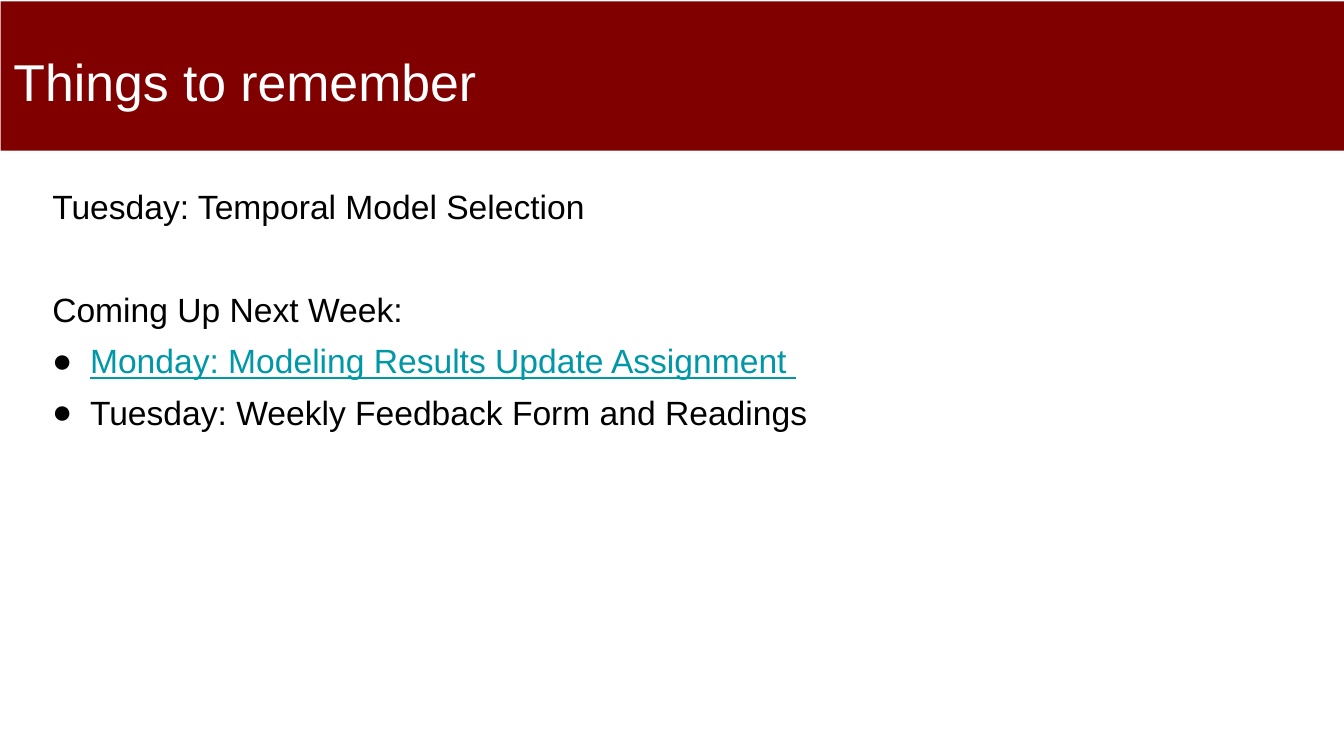
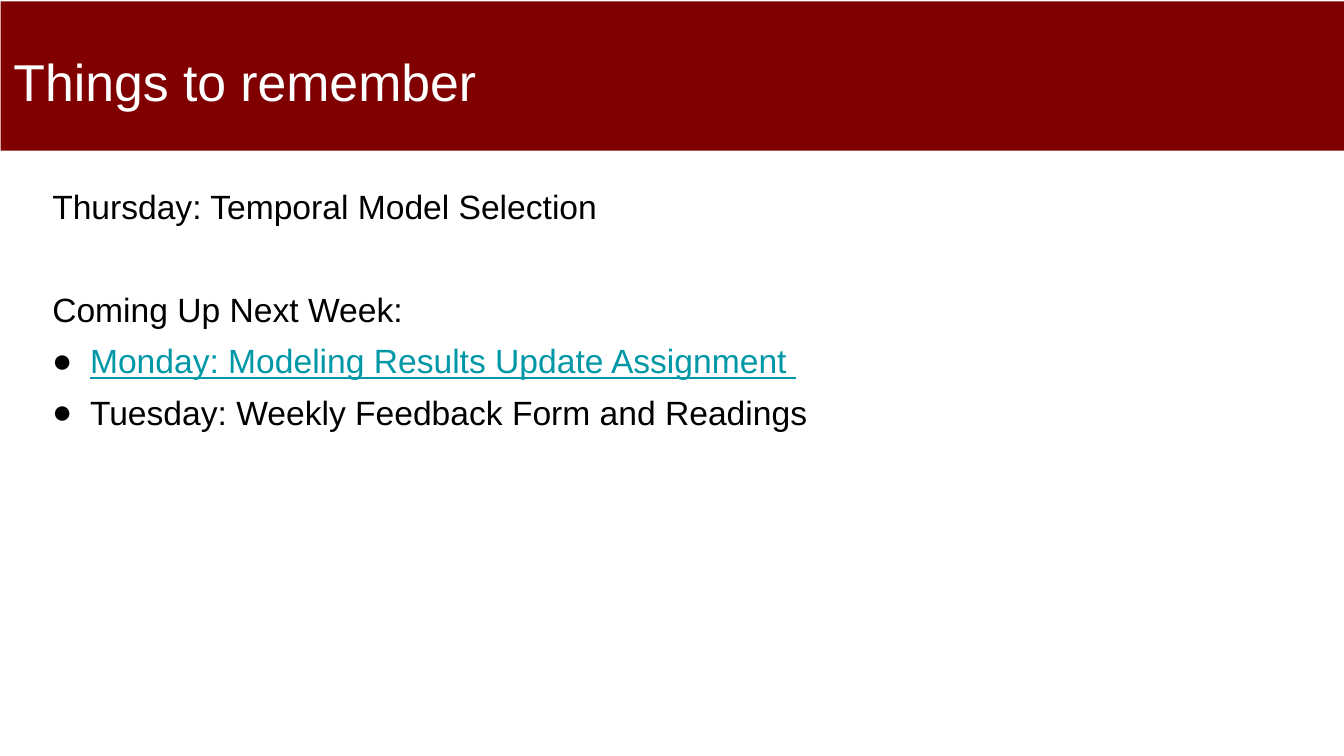
Before and after one commit to dssg/MLinPractice, a slide deck: slide 6 of Lectures/Lecture9-PracticalModeling-Hyperparameters.pptx (slide 5 before the commit). Drawn at 1344x756 pixels with LibreOffice and Linux fonts; fonts in the diff are those of the drawing. Boxes give left, top, right and bottom in pixels: in the first picture for what was removed or moved away, otherwise in the second. Text is boxed around its words. In the diff, an @@ line names an element or a change of style, - is before the commit and + after.

```diff
--- a/Lectures/Lecture9-PracticalModeling-Hyperparameters.pptx
+++ b/Lectures/Lecture9-PracticalModeling-Hyperparameters.pptx
@@ text at bbox=[52, 194, 597, 226]: text changed @@
-Tuesday: Temporal Model Selection
+Thursday: Temporal Model Selection
```
Also in this commit, not shown: 2 other slides changed, 1 slide added, 1 other file.
